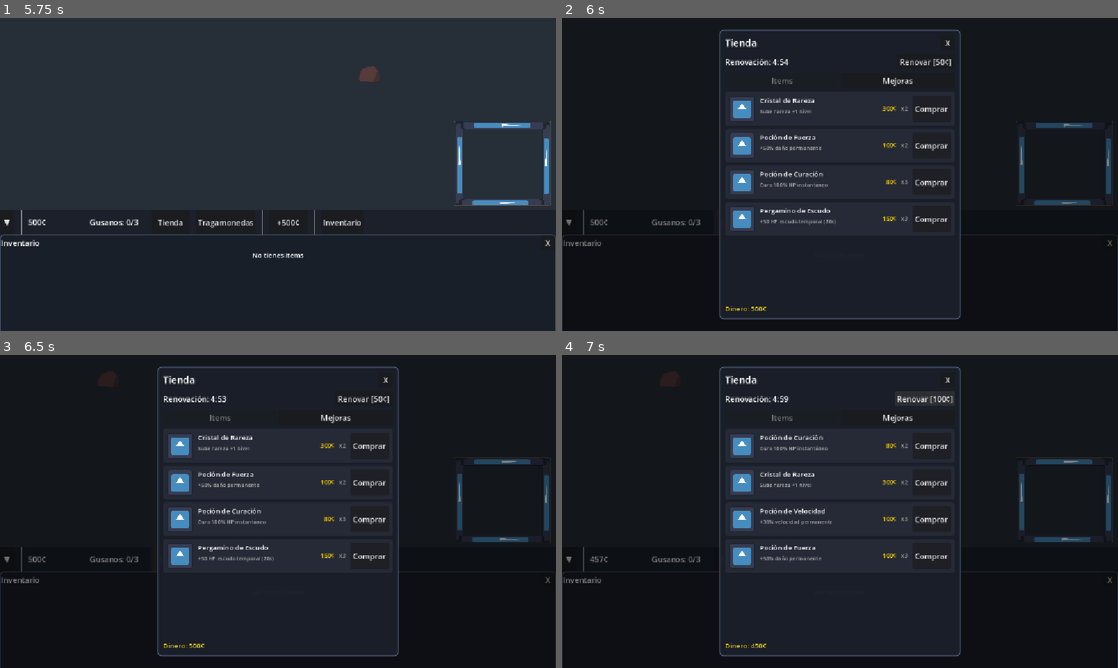
Above: before the commit, frames 1-4 (two rows, left to right).
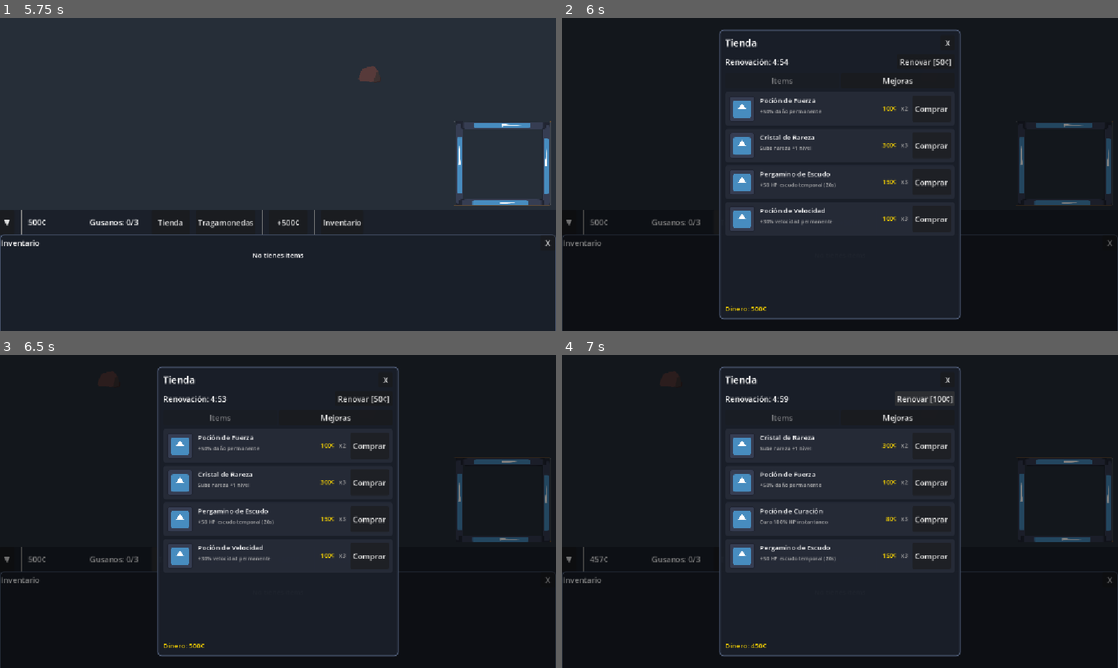
Above: after the commit, the same moments.

Repository: KingPandX/gusanos
Game: Godot game, scene res://main_screen/game_screen.tscn
Two runs of this game, one before a commit and one after it. Both use one fixed random seed, a clock stepped at 60 frames per second and the inputs below. The engine's default icon, where the game draws it, is replaced by a stand-in: a white triangle on a blue panel in a dark square. Sound files missing from this copy of the repository are replaced by a short silence.
Inputs:
- Up to frame 1 (5.75 s): click "Tienda" at 0.5 s; click "▼" at 1.25 s; click "Tragamonedas" at 2 s; click "+500¢" at 2.75 s; click "Inventario" at 3.5 s; click "▼" at 4.25 s; click "▲" at 5 s
- Up to frame 2 (6 s): click "Tienda" at 5.75 s
- Up to frame 3 (6.5 s): no input
- Up to frame 4 (7 s): click "Renovar [50¢]" at 6.5 s

Frame 1 is identical in both runs. In frame 2, 0.8% of the frame differs, in the area x 35-63%, y 25-67%; in frame 3, 0.8%; in frame 4, 0.7%.

Commit message:
fix: persist shop state between open/close cycles
- Add initialized flag to prevent rotating items and resetting stock on reopen
- First open initializes items and stock, subsequent opens just refresh UI
- Stock and items persist until auto-renew timer expires or manual renew

Diff:
--- a/commons/ui/shop_menu.gd
+++ b/commons/ui/shop_menu.gd
@@ -15,6 +15,7 @@
 
 var show_upgrades: bool = false
 var item_stock: Dictionary = {}
+var initialized: bool = false
 
 func _ready() -> void:
 	bg.gui_input.connect(_on_bg_input)
@@ -34,8 +35,10 @@
 
 func open() -> void:
 	visible = true
-	Shop.rotate_items()
-	_init_stock()
+	if not initialized:
+		Shop.rotate_items()
+		_init_stock()
+		initialized = true
 	_refresh_content()
 	_update_money_label()
 
